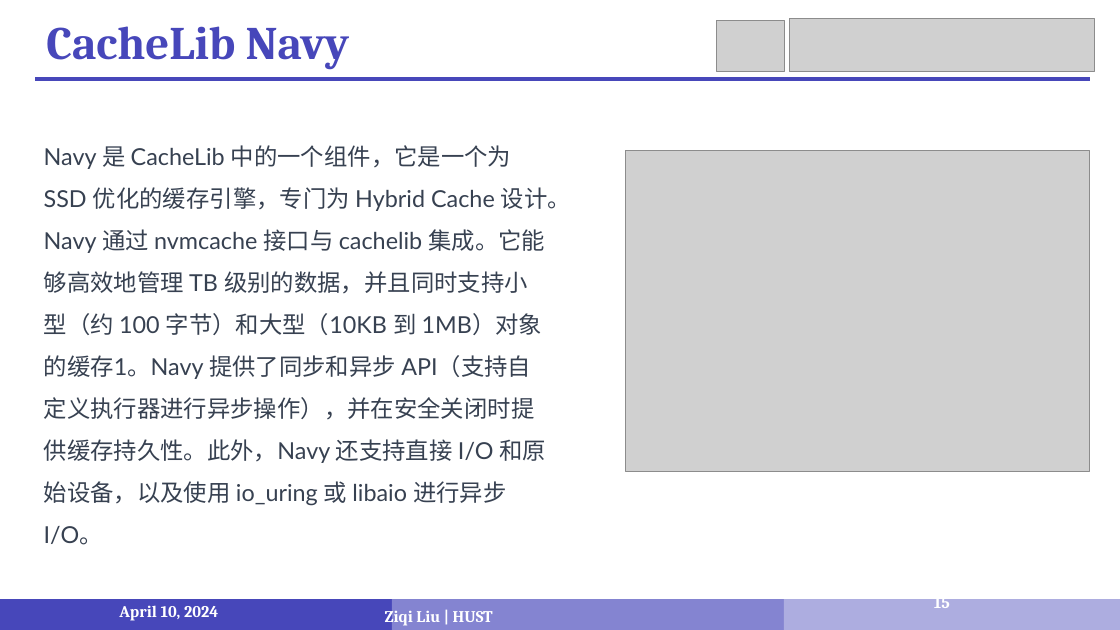
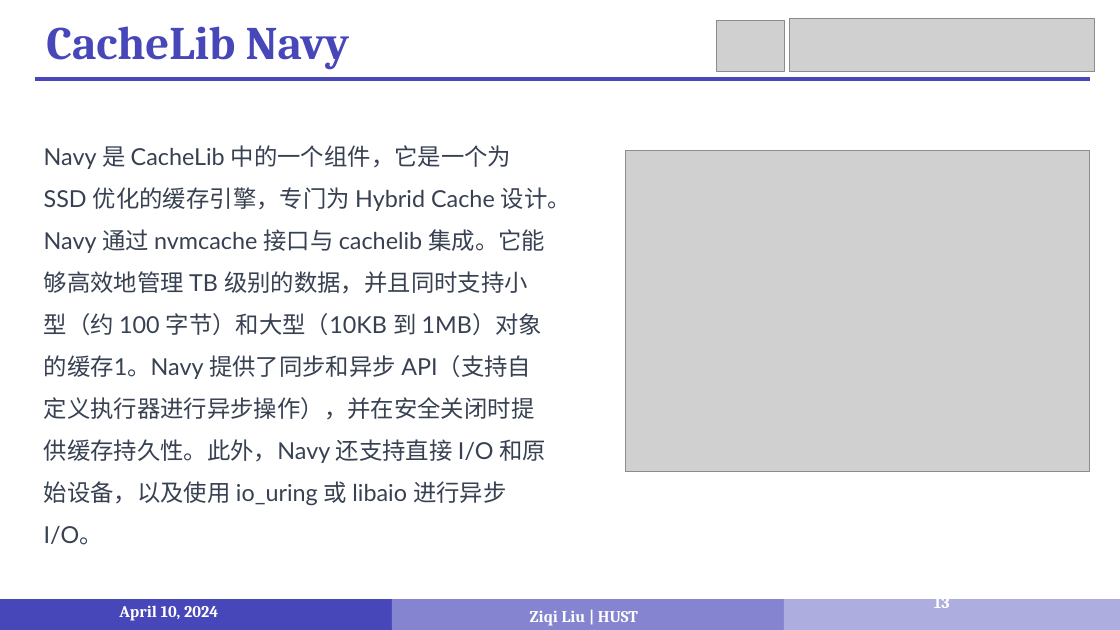
Before and after one commit to LiuziqiOvO/md, a slide deck: slide 13 of Paper/报告/6_4-10汇报.pptx (slide 15 before the commit). Drawn at 1120x630 pixels with LibreOffice and Linux fonts; fonts in the diff are those of the drawing; grey boxes stand for pictures. Boxes give left, top, right and bottom in pixels: in the first picture for what was removed or moved away, otherwise in the second. Text is boxed around its words. In the diff, an @@ line names an element or a change of style, - is before the commit and + after.

```diff
--- a/Paper/报告/6_4-10汇报.pptx
+++ b/Paper/报告/6_4-10汇报.pptx
@@ page number at [934,594,950,608]: text changed @@
-15
+13
@@ text "Ziqi Liu | HUST" at [530,611,638,626]: alignment left to centre @@
```
Also in this commit, not shown: 3 other slides changed, 1 slide removed.
